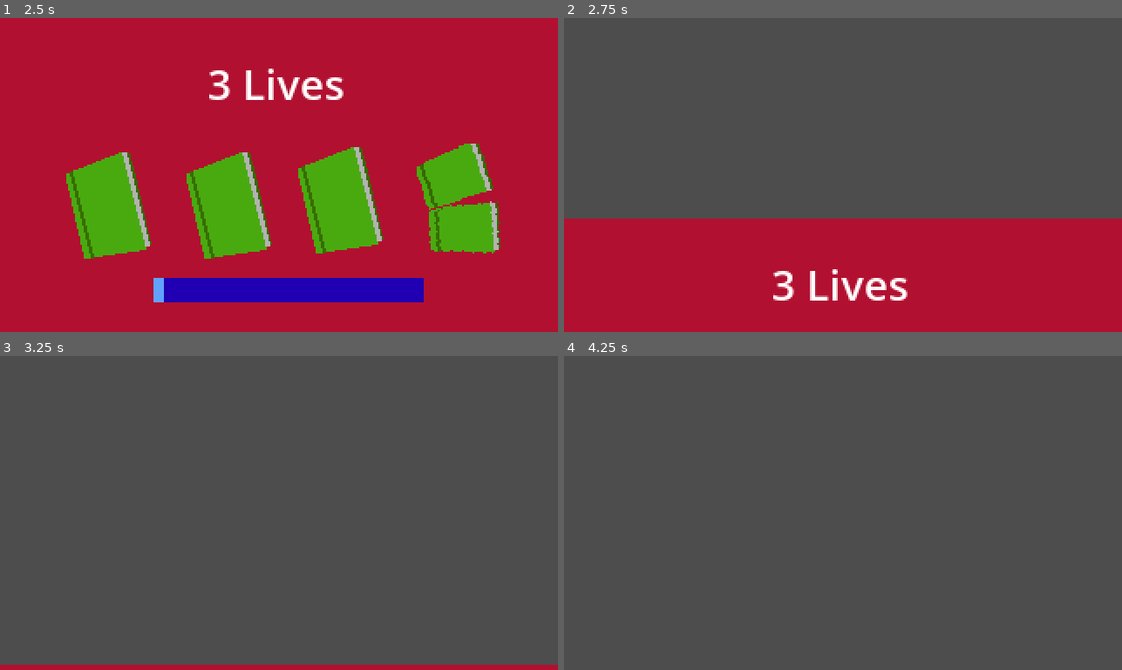
Above: before the commit, frames 1-4 (two rows, left to right).
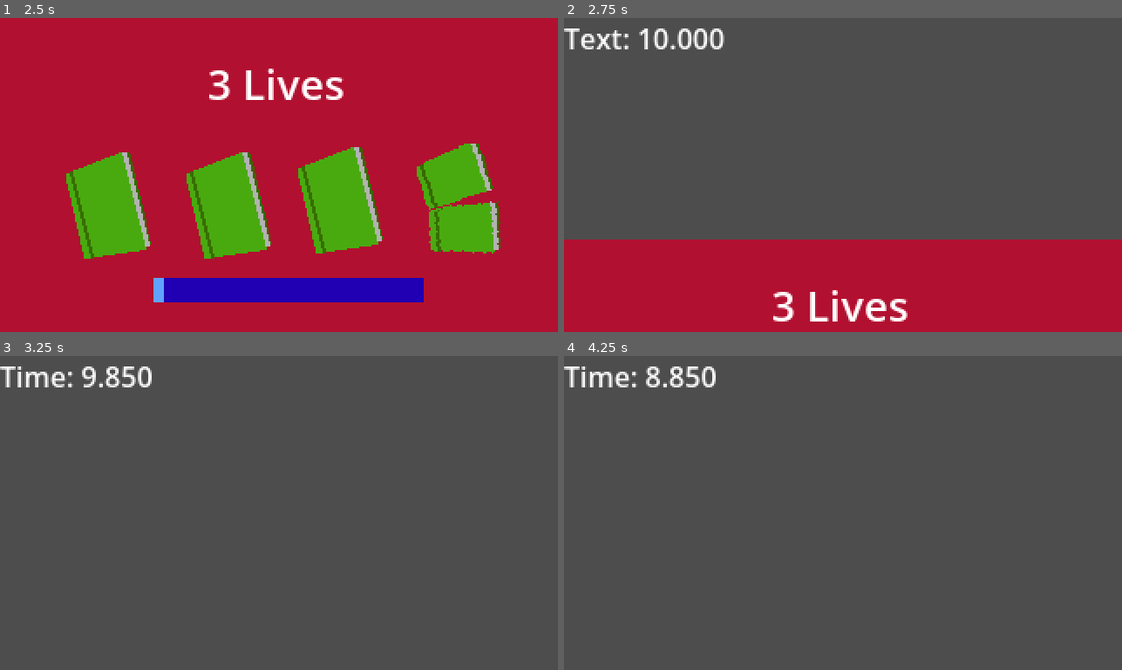
Above: after the commit, the same moments.

Repository: ObedH/school-ware
Game: Godot game, scene res://scenes/menu/menu.tscn
The game is run twice, just before and just after one commit, with the same random seed, the same clock (stepped at 60 frames per second) and the same inputs.
Inputs (mouse positions are in pixels of both pictures, inside the frame that each line leads up to):
- Up to frame 1 (2.5 s): click (401, 102) at 0.5 s; tap Enter at 1.25 s; move the mouse to (401, 159) at 1.27 s; hold Right 1.28-2.03 s; tap Alt at 1.35 s; click (401, 159) at 1.42 s; move the mouse to (167, 190) at 2.02 s; hold Down from 2.03 s (still down); tap Shift at 2.1 s
- Up to frame 2 (2.75 s): keep holding Down
- Up to frame 3 (3.25 s): move the mouse to (334, 443) at 2.77 s; release Down at 2.78 s; hold Right from 2.78 s (still down); tap Alt at 2.85 s
- Up to frame 4 (4.25 s): move the mouse to (815, 575) at 3.52 s; release Right at 3.53 s; hold Up from 3.53 s (still down); tap Shift at 3.6 s; click (815, 575) at 3.67 s

Frame 1 is identical in both runs. In frame 2, 9.2% of the frame differs, in the area x 0-100%, y 3-97%; in frame 3, 2.5%; in frame 4, 0.9%.

Commit message:
Made a working minigame timer
It now starts when the healthbar display dissapears from view and the timing works correctly.

Diff:
--- a/minigames/minigame.gd
+++ b/minigames/minigame.gd
@@ -2,26 +2,43 @@
 extends Node2D
 
 @export var healthbar_dissapear_duration: float = 0.5
+@export var minigame_time: float = 10.0
 
 var healthbar_display_tween: Tween
+var minigame_timer: float
 
 @onready var healthbar_display: HealthbarDisplay = $HealthbarDisplay
+@onready var time_displayer: Label = $TimeDisplayer
 
 
 func _ready() -> void:
 	healthbar_display.finished.connect(_on_healthbar_display_finished)
-	#get_tree().paused = true
+	get_tree().paused = true
 	healthbar_display.start()
+	minigame_timer = minigame_time
+	time_displayer.text = "Text: %.3f" % minigame_timer
+
+
+func _process(delta: float) -> void:
+	minigame_timer -= delta
+	time_displayer.text = "Time: %.3f" % minigame_timer
+
+	if minigame_timer <= 0:
+		print("You died!")
+
+
 
 
 func _on_healthbar_display_finished() -> void:
 	if healthbar_display_tween:
 		healthbar_display_tween.kill()
 
-	healthbar_display_tween = create_tween().set_ease(Tween.EASE_OUT).set_trans(Tween.TRANS_CUBIC)
-
+	healthbar_display_tween = get_tree().create_tween()
+	healthbar_display_tween.set_pause_mode(Tween.TWEEN_PAUSE_PROCESS)
+	healthbar_display_tween.set_ease(Tween.EASE_OUT)
+	healthbar_display_tween.set_trans(Tween.TRANS_CUBIC)
 	healthbar_display_tween.tween_property(healthbar_display, "offset_transform_position:y", 180, healthbar_dissapear_duration)
 
 	await healthbar_display_tween.finished
-
 	get_tree().paused = false
+	print("Hello!")
--- a/minigames/minigame_base.tscn
+++ b/minigames/minigame_base.tscn
@@ -3,9 +3,19 @@
 [ext_resource type="Script" uid="uid://c32fpdx0v1gv5" path="res://minigames/minigame.gd" id="1_5v48h"]
 [ext_resource type="PackedScene" uid="uid://bxqyf7fo2ehoq" path="res://scenes/healthbar_display/healthbar_display.tscn" id="2_6creq"]
 
+[sub_resource type="LabelSettings" id="LabelSettings_e7wlo"]
+font_color = Color(0.9882353, 0.9882353, 0.9882353, 1)
+
 [node name="MinigameBase" type="Node2D" unique_id=1444785987]
+process_mode = 1
 script = ExtResource("1_5v48h")
 
+[node name="TimeDisplayer" type="Label" parent="." unique_id=1364052503]
+offset_right = 47.0
+offset_bottom = 23.0
+text = "Time: 0.0"
+label_settings = SubResource("LabelSettings_e7wlo")
+
 [node name="HealthbarDisplay" parent="." unique_id=558284083 instance=ExtResource("2_6creq")]
-process_mode = 3
+process_mode = 2
 offset_transform_enabled = true
--- a/scenes/healthbar_display/healthbar_display.gd
+++ b/scenes/healthbar_display/healthbar_display.gd
@@ -28,7 +28,9 @@
 
 
 func _process(delta: float) -> void:
-	timer += delta
-	texture_progress_bar.value = 100 - 100 * (timer / stay_time)
-	if timer >= stay_time:
-		finished.emit()
+	if timer >= 0:
+		timer += delta
+		texture_progress_bar.value = 100 - 100 * (timer / stay_time)
+		if timer >= stay_time:
+			finished.emit()
+			timer = -1
